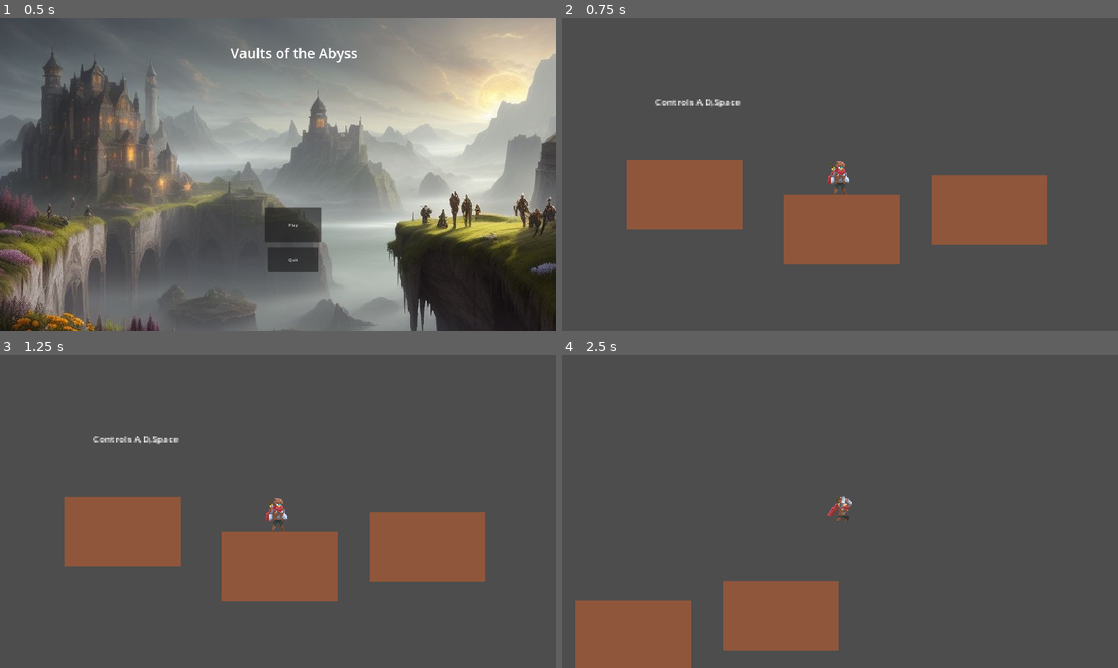
Above: before the commit, frames 1-4 (two rows, left to right).
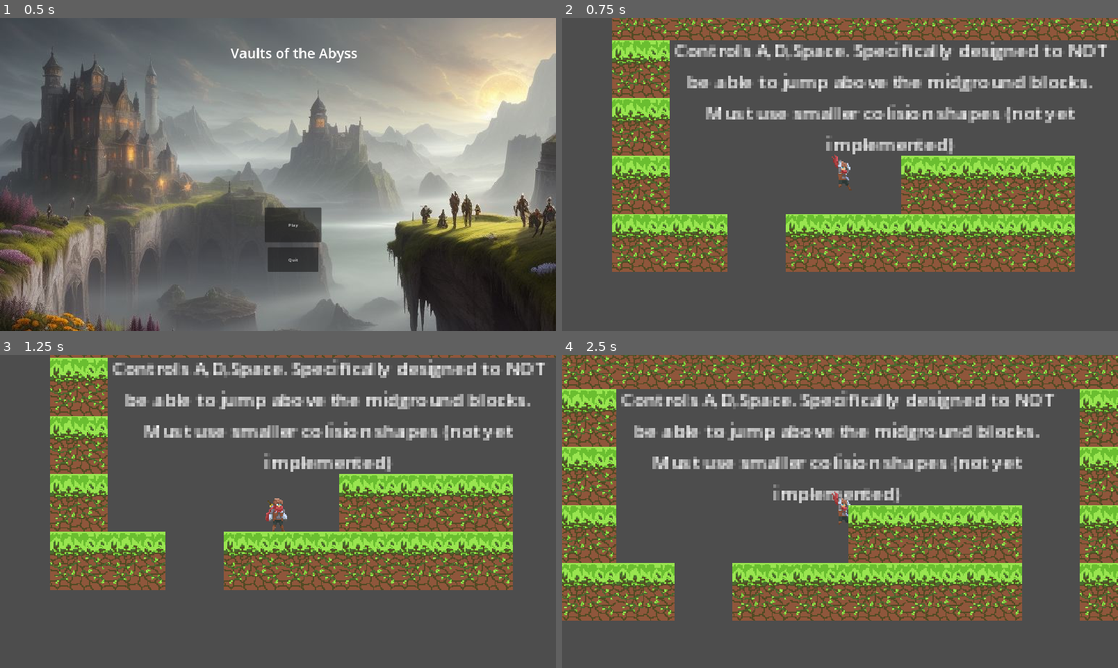
Above: after the commit, the same moments.

Repository: KevinSCoursey/VaultsOfTheAbyss
Game: Godot game, scene res://Scenes/UI/Menus/title_screen.tscn
Two runs of this game, one before a commit and one after it. Both use one fixed random seed, a clock stepped at 60 frames per second and the inputs below.
Inputs:
- Up to frame 1 (0.5 s): no input
- Up to frame 2 (0.75 s): click "Play" at 0.5 s
- Up to frame 3 (1.25 s): no input
- Up to frame 4 (2.5 s): tap Enter at 1.25 s; hold D (move_right) from 1.28 s (still down); tap Space (jump) at 1.35, 1.52, 1.82, 2.1, 2.27 s

Frame 1 is identical in both runs. In frame 2, 38% of the frame differs, in the area x 9-100%, y 0-82%; in frame 3, 31%; in frame 4, 50%, in the area x 0-100%, y 0-100%.

Commit message:
Texture improvement

Diff:
--- a/Scenes/Character/Player/player.gd
+++ b/Scenes/Character/Player/player.gd
@@ -2,7 +2,7 @@
 
 
 const SPEED = 300.0
-const JUMP_VELOCITY = -400.0
+const JUMP_VELOCITY = -250.0
 @onready var animation_player := $AnimationPlayer
 @onready var animated_sprite_2d := $AnimatedSprite2D
 
--- a/Scenes/Character/Player/player.tscn
+++ b/Scenes/Character/Player/player.tscn
@@ -142,6 +142,7 @@
 
 [sub_resource type="Animation" id="Animation_hvhqm"]
 resource_name = "fall"
+length = 0.4
 loop_mode = 1
 tracks/0/type = "value"
 tracks/0/imported = false
@@ -162,7 +163,7 @@
 tracks/1/interp = 1
 tracks/1/loop_wrap = true
 tracks/1/keys = {
-"times": PackedFloat32Array(0, 0.5),
+"times": PackedFloat32Array(0, 0.2),
 "transitions": PackedFloat32Array(1, 1),
 "update": 1,
 "values": [0, 1]
@@ -251,7 +252,7 @@
 "times": PackedFloat32Array(0, 0.2, 0.4, 0.6),
 "transitions": PackedFloat32Array(1, 1, 1, 1),
 "update": 1,
-"values": [0, 1, 2, 3]
+"values": [0, 1, 2, 1]
 }
 
 [sub_resource type="AnimationLibrary" id="AnimationLibrary_apxfk"]
@@ -264,7 +265,6 @@
 }
 
 [node name="player" type="CharacterBody2D"]
-scale = Vector2(2, 2)
 
 [node name="CollisionShape2D" type="CollisionShape2D" parent="."]
 position = Vector2(0, 3)
@@ -273,9 +273,10 @@
 [node name="AnimatedSprite2D" type="AnimatedSprite2D" parent="."]
 sprite_frames = SubResource("SpriteFrames_qdf8u")
 animation = &"fall"
+frame = 1
 
 [node name="Camera2D" type="Camera2D" parent="."]
-zoom = Vector2(2, 2)
+zoom = Vector2(4, 4)
 
 [node name="AnimationPlayer" type="AnimationPlayer" parent="."]
 libraries = {
--- a/Scenes/World/world.tscn
+++ b/Scenes/World/world.tscn
@@ -1,62 +1,41 @@
-[gd_scene load_steps=4 format=3 uid="uid://dyp3imj0v2rx2"]
+[gd_scene load_steps=6 format=3 uid="uid://dyp3imj0v2rx2"]
 
 [ext_resource type="PackedScene" uid="uid://c1lws0l4s5j43" path="res://Scenes/Character/Player/player.tscn" id="1_2myhk"]
 [ext_resource type="Script" path="res://Scenes/Character/Player/player.gd" id="2_1yyoa"]
+[ext_resource type="Texture2D" uid="uid://bl206rkrptcs3" path="res://Sprites/Tilemap/Midground/Grass.png" id="3_i65sc"]
 
-[sub_resource type="RectangleShape2D" id="RectangleShape2D_lgg8e"]
-size = Vector2(40, 40)
+[sub_resource type="TileSetAtlasSource" id="TileSetAtlasSource_yopmb"]
+texture = ExtResource("3_i65sc")
+texture_region_size = Vector2i(50, 50)
+0:0/0 = 0
+0:0/0/physics_layer_0/linear_velocity = Vector2(0, 0)
+0:0/0/physics_layer_0/angular_velocity = 0.0
+0:0/0/physics_layer_0/polygon_0/points = PackedVector2Array(-25, -25, 25, -25, 25, 25, -25, 25)
+
+[sub_resource type="TileSet" id="TileSet_0knc2"]
+tile_size = Vector2i(50, 50)
+physics_layer_0/collision_layer = 1
+navigation_layer_0/layers = 1
+sources/1 = SubResource("TileSetAtlasSource_yopmb")
 
 [node name="world" type="Node2D"]
 
 [node name="Label" type="Label" parent="."]
-offset_left = 578.0
-offset_top = 474.0
-offset_right = 1452.0
-offset_bottom = 559.0
-text = "Controls A,D,Space"
+offset_left = 744.0
+offset_top = 496.0
+offset_right = 1136.0
+offset_bottom = 600.0
+text = "Controls A,D,Space. Specifically designed to NOT be able to jump above the midground blocks. Must use smaller colision shapes (not yet implemented)"
+horizontal_alignment = 1
+autowrap_mode = 3
 
 [node name="player" parent="." instance=ExtResource("1_2myhk")]
 position = Vector2(897, 601)
 script = ExtResource("2_1yyoa")
 
-[node name="ColorRect" type="ColorRect" parent="."]
-offset_left = 800.0
-offset_top = 647.0
-offset_right = 840.0
-offset_bottom = 687.0
-scale = Vector2(5, 3)
-color = Color(0.560784, 0.337255, 0.231373, 1)
-
-[node name="StaticBody2D" type="StaticBody2D" parent="ColorRect"]
-
-[node name="CollisionShape2D" type="CollisionShape2D" parent="ColorRect/StaticBody2D"]
-position = Vector2(20, 20)
-shape = SubResource("RectangleShape2D_lgg8e")
-
-[node name="ColorRect2" type="ColorRect" parent="."]
-offset_left = 1055.0
-offset_top = 613.0
-offset_right = 1095.0
-offset_bottom = 653.0
-scale = Vector2(5, 3)
-color = Color(0.560784, 0.337255, 0.231373, 1)
-
-[node name="StaticBody2D" type="StaticBody2D" parent="ColorRect2"]
-
-[node name="CollisionShape2D" type="CollisionShape2D" parent="ColorRect2/StaticBody2D"]
-position = Vector2(20, 20)
-shape = SubResource("RectangleShape2D_lgg8e")
-
-[node name="ColorRect3" type="ColorRect" parent="."]
-offset_left = 529.0
-offset_top = 587.0
-offset_right = 569.0
-offset_bottom = 627.0
-scale = Vector2(5, 3)
-color = Color(0.560784, 0.337255, 0.231373, 1)
-
-[node name="StaticBody2D" type="StaticBody2D" parent="ColorRect3"]
-
-[node name="CollisionShape2D" type="CollisionShape2D" parent="ColorRect3/StaticBody2D"]
-position = Vector2(20, 20)
-shape = SubResource("RectangleShape2D_lgg8e")
+[node name="TileMap" type="TileMap" parent="."]
+tile_set = SubResource("TileSet_0knc2")
+cell_quadrant_size = 64
+format = 2
+layer_0/name = "Ground"
+layer_0/tile_data = PackedInt32Array(851985, 1, 0, 851986, 1, 0, 851987, 1, 0, 851988, 1, 0, 851989, 1, 0, 851983, 1, 0, 851982, 1, 0, 786451, 1, 0, 786452, 1, 0, 786453, 1, 0, 786446, 1, 0, 720910, 1, 0, 655374, 1, 0, 589838, 1, 0, 589839, 1, 0, 589840, 1, 0, 589841, 1, 0, 589842, 1, 0, 589843, 1, 0, 589844, 1, 0, 589845, 1, 0, 589846, 1, 0, 589847, 1, 0, 655383, 1, 0, 720919, 1, 0, 786455, 1, 0, 851991, 1, 0)
Binary file removed: Sprites/Player.png
Binary file added: Sprites/Tilemap/Midground/Grass.png
Not shown, added: Sprites/Tilemap/Midground/Grass.png.import
Binary file added: Sprites/Tilemap/Midground/WoodBox25x25.png
Not shown, changed: Sprites/Tilemap/Midground/WoodBox25x25.png.import
Not shown, removed: Useful Resources/Asset Credits.txt
Not shown, removed: Useful Resources/Design rules.txt
Not shown, removed: Useful Resources/URLs.txt
Not shown, removed: Useful Resources/Color Pallet 1x16.xcf
